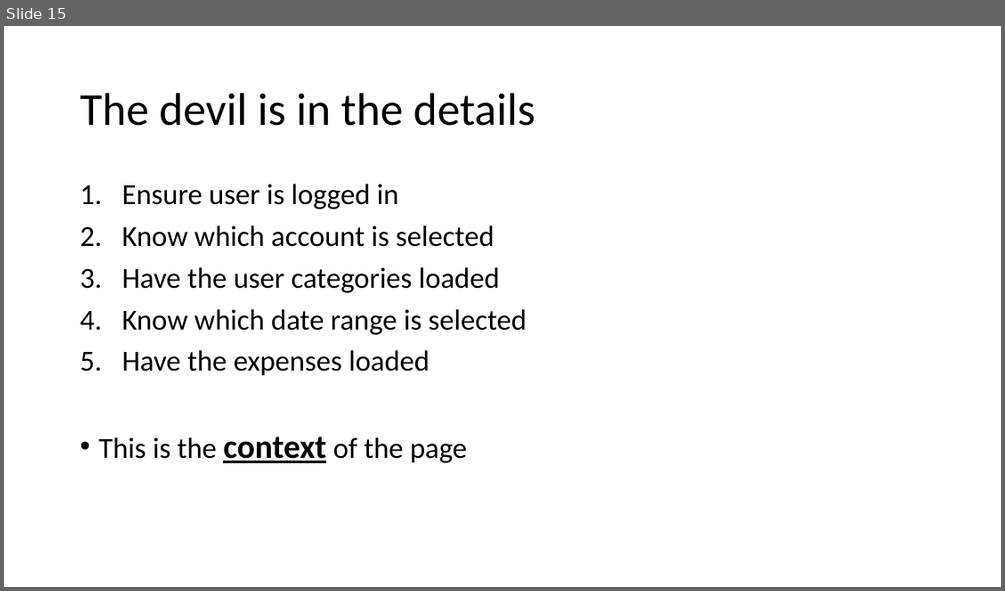
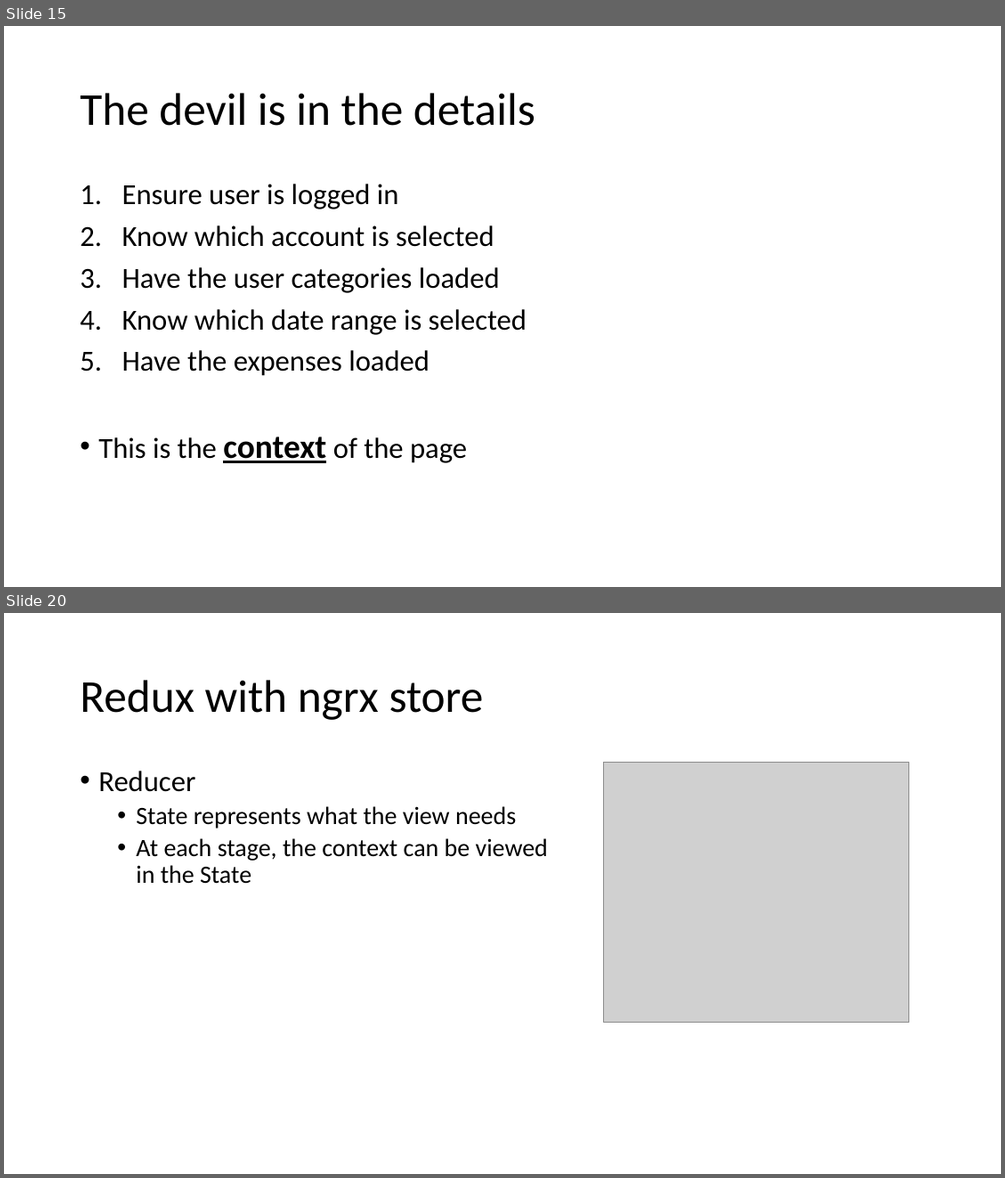
Before and after one commit to Kimserey/BlogArchive, a slide deck: angular/Frontend.pptx. Shown one above the other, each under a label of ours: slide 15 before the commit, slides 15 and 20 after it; the slides between them are not shown. The pictures are 1005x591 and 1005x1178 pixels, drawn with LibreOffice and Linux fonts; fonts in the diff are those of the drawing; grey boxes stand for pictures. Boxes give left, top, right and bottom in pixels: in the first picture for what was removed or moved away, otherwise in the second. Text is boxed around its words. In the diff, an @@ line names an element or a change of style, - is before the commit and + after.

```diff
--- a/angular/Frontend.pptx
+++ b/angular/Frontend.pptx
@@ slide 20 added at [4, 613, 1001, 1174], background #FFFFFF @@
@@ title added at [80, 680, 484, 720], 44 pt, text #000000 @@
+Redux with ngrx store
@@ text added at [98, 771, 548, 884], 24 pt, text #000000 @@
+• Reducer
+  • State represents what the view needs
+  • At each stage, the context can be viewed in the State
@@ picture added at [604, 763, 909, 1022] @@
```
Also in this commit, not shown: 1 slide changed, 13 other slides added.
